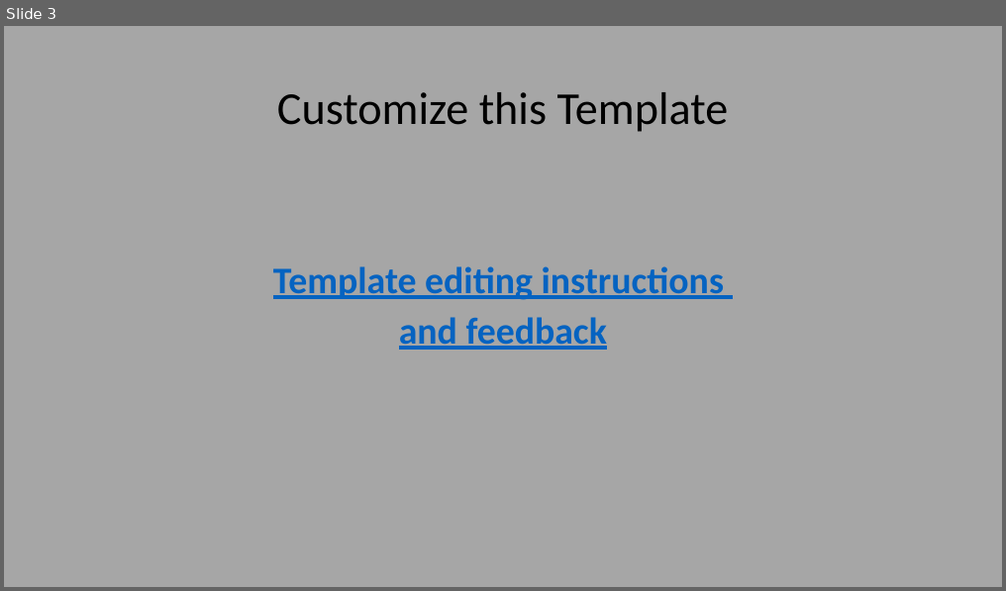
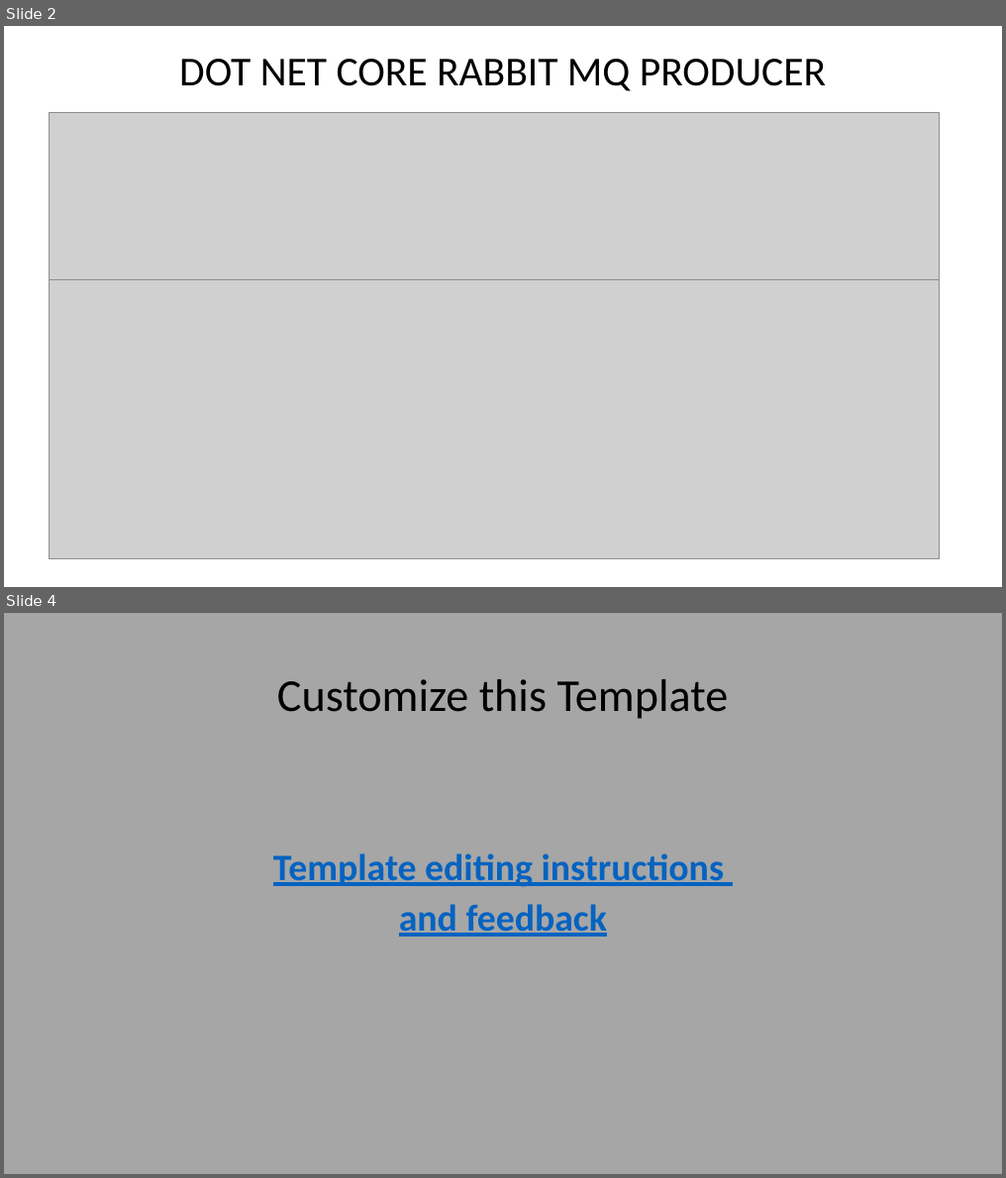
Before and after one commit to pramendraindian/dot-net-core-series, a slide deck: assets/RabbitMQ.pptx. Shown one above the other, each under a label of ours: slide 3 before the commit, slides 2 and 4 after it; the slides between them are not shown. The pictures are 1006x591 and 1006x1178 pixels, drawn with LibreOffice and Linux fonts; fonts in the diff are those of the drawing; grey boxes stand for pictures. Boxes give left, top, right and bottom in pixels: in the first picture for what was removed or moved away, otherwise in the second. Text is boxed around its words. In the diff, an @@ line names an element or a change of style, - is before the commit and + after.

```diff
--- a/assets/RabbitMQ.pptx
+++ b/assets/RabbitMQ.pptx
@@ slide 2 added at [4,26,1002,587], background #FFFFFF @@
@@ title added at [179,59,826,91], 39.6 pt, text #000000 @@
+DOT NET CORE RABBIT MQ PRODUCER
@@ picture added at [49,112,939,291] @@
@@ picture added at [49,279,939,559] @@
@@ what was slide 3 is now slide 4 @@
```
Also in this commit, not shown: 1 slide changed, 1 other slide added, 1 slide removed, 34 other files.
